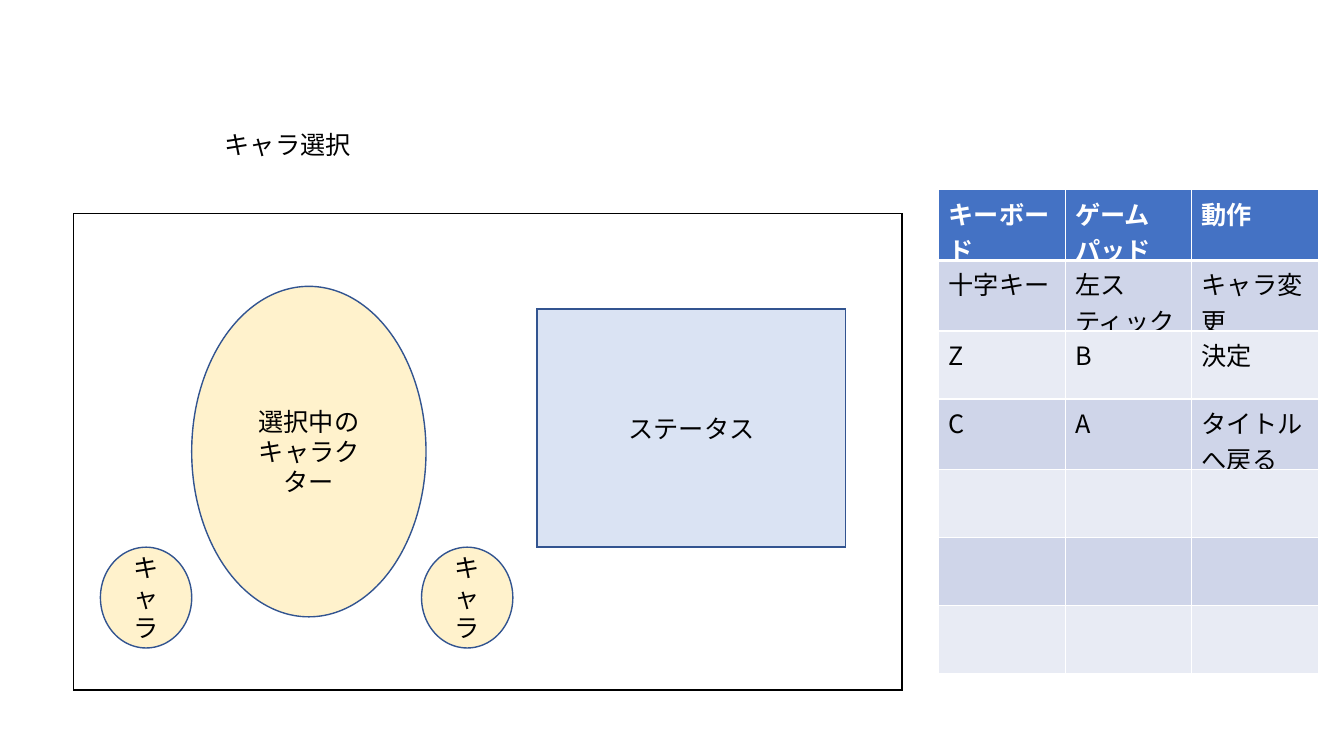
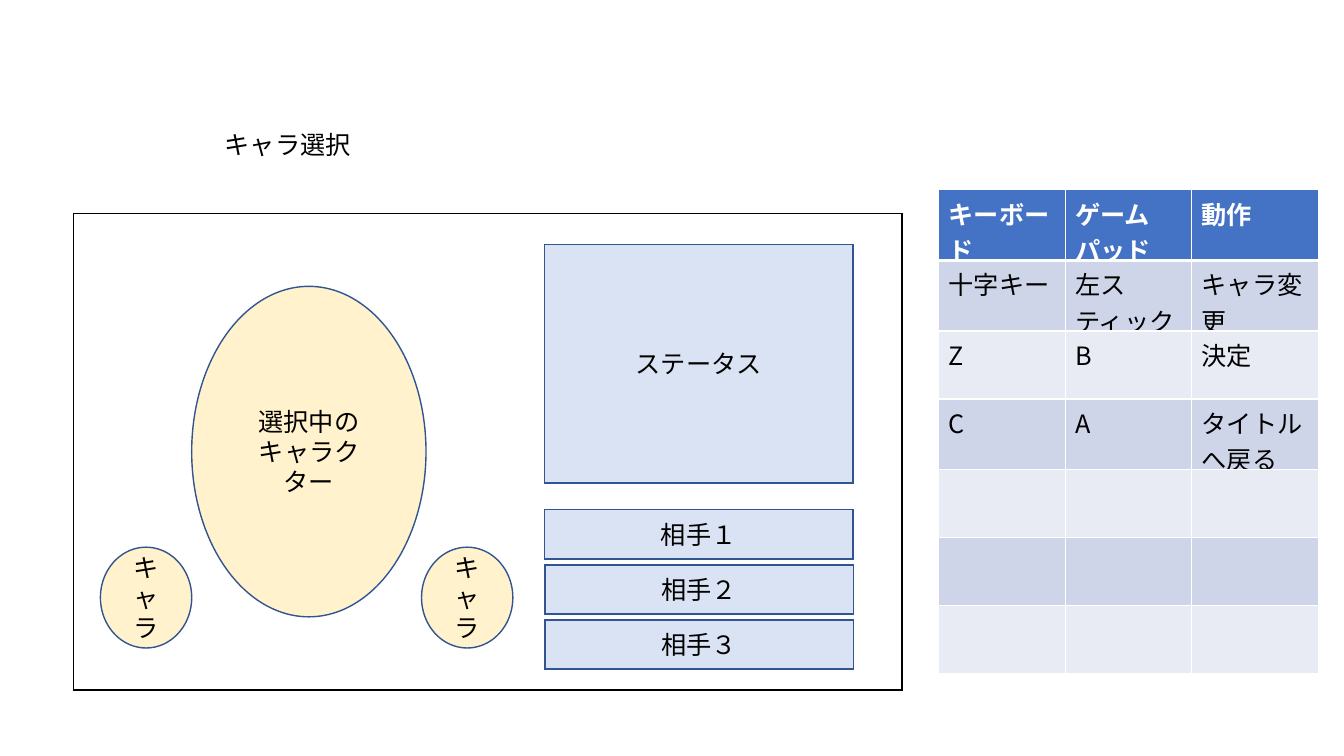
Before and after one commit to soushi1116/Employment_Local, a slide deck: slide 5 of 仕様書/シーン.pptx. Drawn at 1344x756 pixels with LibreOffice and Linux fonts; fonts in the diff are those of the drawing. Boxes give left, top, right and bottom in pixels: in the first picture for what was removed or moved away, otherwise in the second. Text is boxed around its words. In the diff, an @@ line names an element or a change of style, - is before the commit and + after.

```diff
--- a/仕様書/シーン.pptx
+++ b/仕様書/シーン.pptx
@@ rectangle "ステータス": place and size @@
-rectangle "ステータス" at (537, 309, 846, 546)
+rectangle "ステータス" at (544, 245, 853, 483)
@@ rectangle added at (544, 510, 853, 560), fill #DAE3F3, outline #325491 1 pt, 18 pt, text #000000 @@
+相手１
@@ rectangle added at (545, 565, 854, 614), fill #DAE3F3, outline #325491 1 pt, 18 pt, text #000000 @@
+相手２
@@ rectangle added at (545, 620, 854, 669), fill #DAE3F3, outline #325491 1 pt, 18 pt, text #000000 @@
+相手３
```
Also in this commit, not shown: 2 other slides changed.
